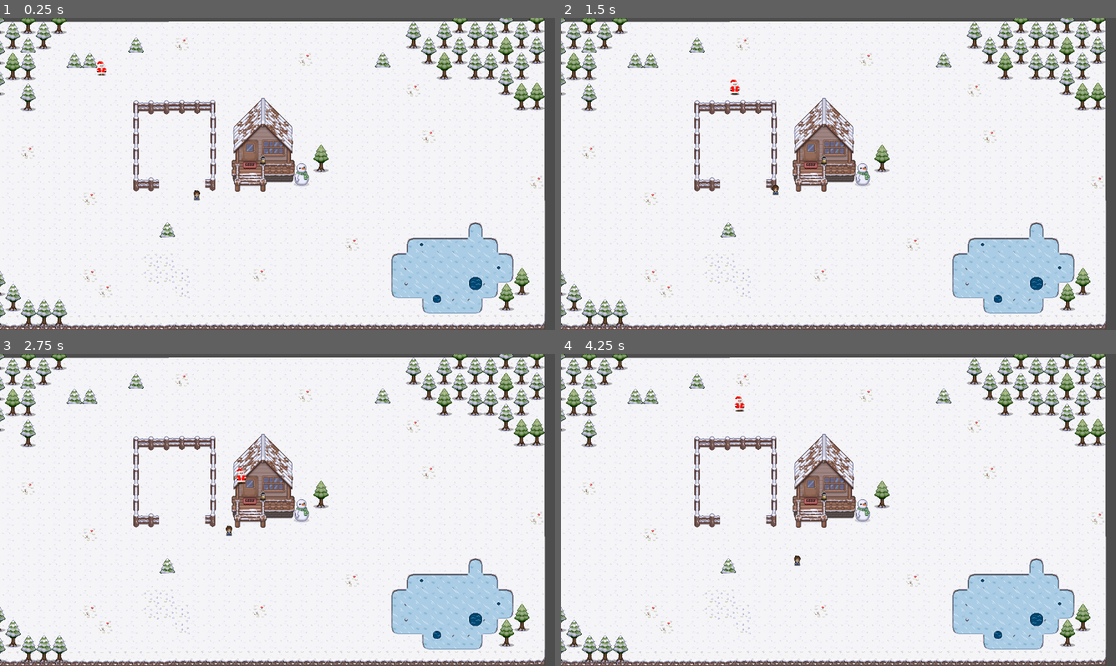
Above: before the commit, frames 1-4 (two rows, left to right).
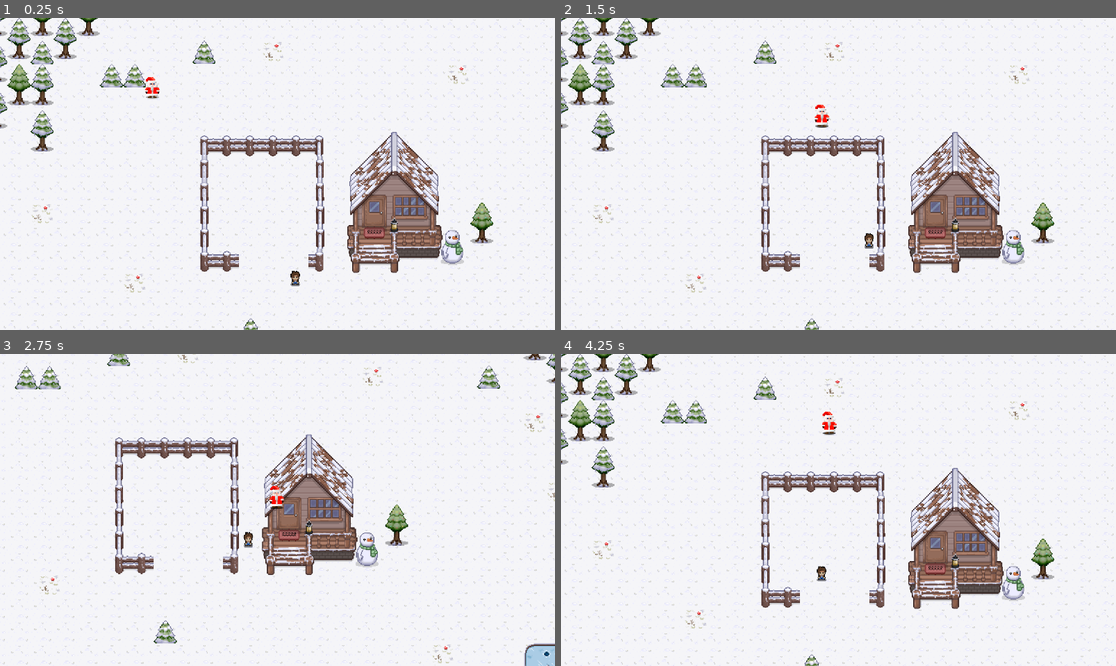
Above: after the commit, the same moments.

Repository: AllainDM/winter_jam
Game: Godot game, scene res://scene/world.tscn
Two runs of this game, one before a commit and one after it. Both use one fixed random seed, a clock stepped at 60 frames per second and the inputs below.
Inputs (mouse positions are in pixels of both pictures, inside the frame that each line leads up to):
- Up to frame 1 (0.25 s): no input
- Up to frame 2 (1.5 s): move the mouse to (960, 158) at 0.52 s; hold Right (ui_right) 0.53-1.28 s; click (960, 158) at 0.67 s; move the mouse to (727, 189) at 1.27 s; hold Down (ui_down) from 1.28 s (still down)
- Up to frame 3 (2.75 s): move the mouse to (333, 441) at 2.02 s; release Down (ui_down) at 2.03 s; hold Right (ui_right) from 2.03 s (still down)
- Up to frame 4 (4.25 s): move the mouse to (810, 572) at 2.77 s; release Right (ui_right) at 2.78 s; hold Up (ui_up) 2.78-3.53 s; click (810, 572) at 2.92 s; move the mouse to (1005, 556) at 3.52 s; hold Left (ui_left) from 3.53 s (still down)

The runs differ from the first frame. In frame 1, 28% of the frame differs, in the area x 0-100%, y 0-100%; in frame 2, 28%; in frame 3, 27%; in frame 4, 28%.

Commit message:
sounds and camera fix

Diff:
--- a/scene/world.tscn
+++ b/scene/world.tscn
@@ -1,11 +1,17 @@
 [gd_scene load_steps=13 format=4 uid="uid://cujin7o3a8m8v"]
 
-[ext_resource type="Script" uid="uid://dxjj6d8f2c6x1" path="res://script/world.gd" id="1_pjass"]
 [ext_resource type="Texture2D" uid="uid://bxr3003ps6xov" path="res://TextureLevel/spritesheet.png" id="2_m5mgf"]
 [ext_resource type="Texture2D" uid="uid://b74gdtm74ccct" path="res://TextureLevel/Decoration/Log_Cabin.png" id="3_emkrx"]
 [ext_resource type="Texture2D" uid="uid://ba7vggo65lgro" path="res://TextureLevel/Decoration/Snowman_0.png" id="4_0tg4p"]
 [ext_resource type="PackedScene" uid="uid://b1maio5hqo01d" path="res://scene/bots.tscn" id="5_0tg4p"]
 [ext_resource type="PackedScene" uid="uid://cxf27hwfsmf5g" path="res://scene/player_01.tscn" id="6_hcb8y"]
+
+[sub_resource type="GDScript" id="GDScript_emkrx"]
+script/source = "extends Node2D
+
+func _ready():
+  pass
+"
 
 [sub_resource type="TileSetAtlasSource" id="TileSetAtlasSource_hcb8y"]
 texture = ExtResource("2_m5mgf")
@@ -782,7 +788,7 @@
 
 [node name="worldSA" type="Node2D"]
 position = Vector2(2, 0)
-script = ExtResource("1_pjass")
+script = SubResource("GDScript_emkrx")
 
 [node name="Ground" type="TileMapLayer" parent="."]
 texture_filter = 1
@@ -816,4 +822,11 @@
 
 [node name="bots" parent="." instance=ExtResource("5_0tg4p")]
 
-[node name="CharacterBody2D" parent="." instance=ExtResource("6_hcb8y")]
+[node name="player_01" parent="." instance=ExtResource("6_hcb8y")]
+
+[node name="Camera2D" type="Camera2D" parent="player_01"]
+zoom = Vector2(1.5, 1.5)
+limit_left = 0
+limit_top = 8
+limit_right = 1130
+limit_bottom = 648
Not shown, added: MusicSound/death.ogg.import
Not shown, added: MusicSound/enemy1.ogg.import
Not shown, added: MusicSound/enemy2.ogg.import
Not shown, added: MusicSound/enemy3.ogg.import
Not shown, added: MusicSound/enemy4.ogg.import
Not shown, added: MusicSound/freeze.ogg.import
Not shown, added: MusicSound/gift.ogg.import
Not shown, added: MusicSound/hit1.ogg.import
Not shown, added: MusicSound/hit2.ogg.import
Not shown, added: MusicSound/hit3.ogg.import
Not shown, added: MusicSound/ice.ogg.import
Not shown, added: MusicSound/snow.ogg.import
(and 2 more such lines)
